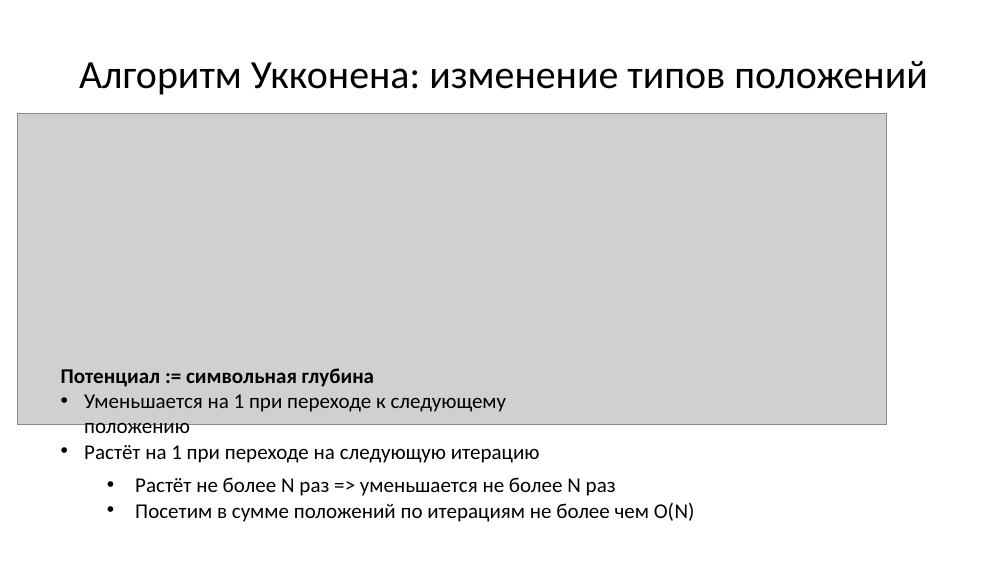
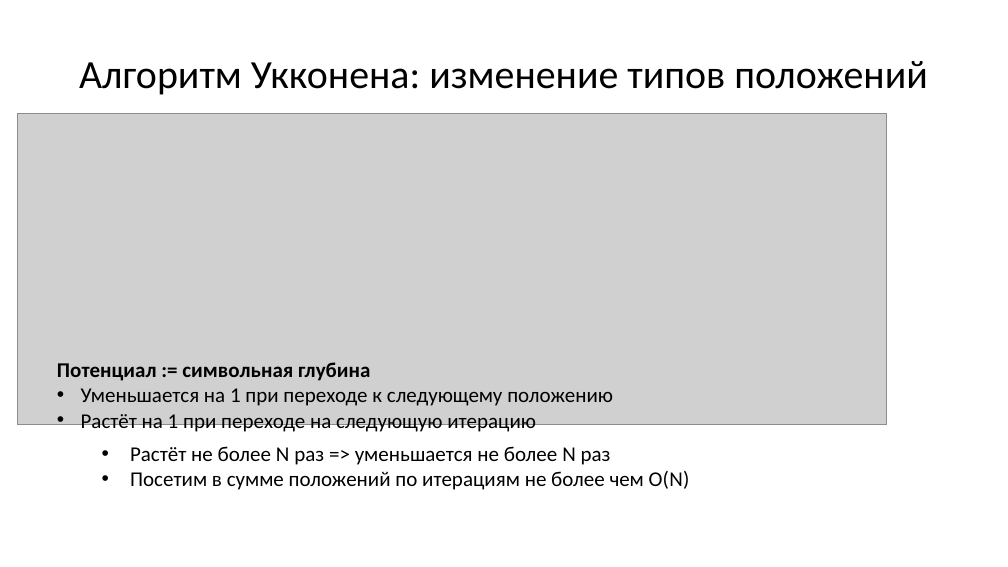
Before and after one commit to Pompon-Den/Suff-Tree-Algorithm-Ykkonen, a slide deck: slide 11 of Algorithm Ykkonena.pptx. Drawn at 1008x567 pixels with LibreOffice and Linux fonts; fonts in the diff are those of the drawing; grey boxes stand for pictures. Boxes give left, top, right and bottom in pixels: in the first picture for what was removed or moved away, otherwise in the second. Text is boxed around its words. In the diff, an @@ line names an element or a change of style, - is before the commit and + after.

```diff
--- a/Algorithm Ykkonena.pptx
+++ b/Algorithm Ykkonena.pptx
@@ text "Потенциал := символьная глубина" rewrapped from [61,368,540,463] to [57,362,613,434] @@
@@ text "Растёт не более N раз ...": place and size @@
-text "Растёт не более N раз ..." at [135,477,695,522]
+text "Растёт не более N раз ..." at [130,446,690,490]
```
Also in this commit, not shown: 11 other slides changed, 1 slide removed, 1 other file.
